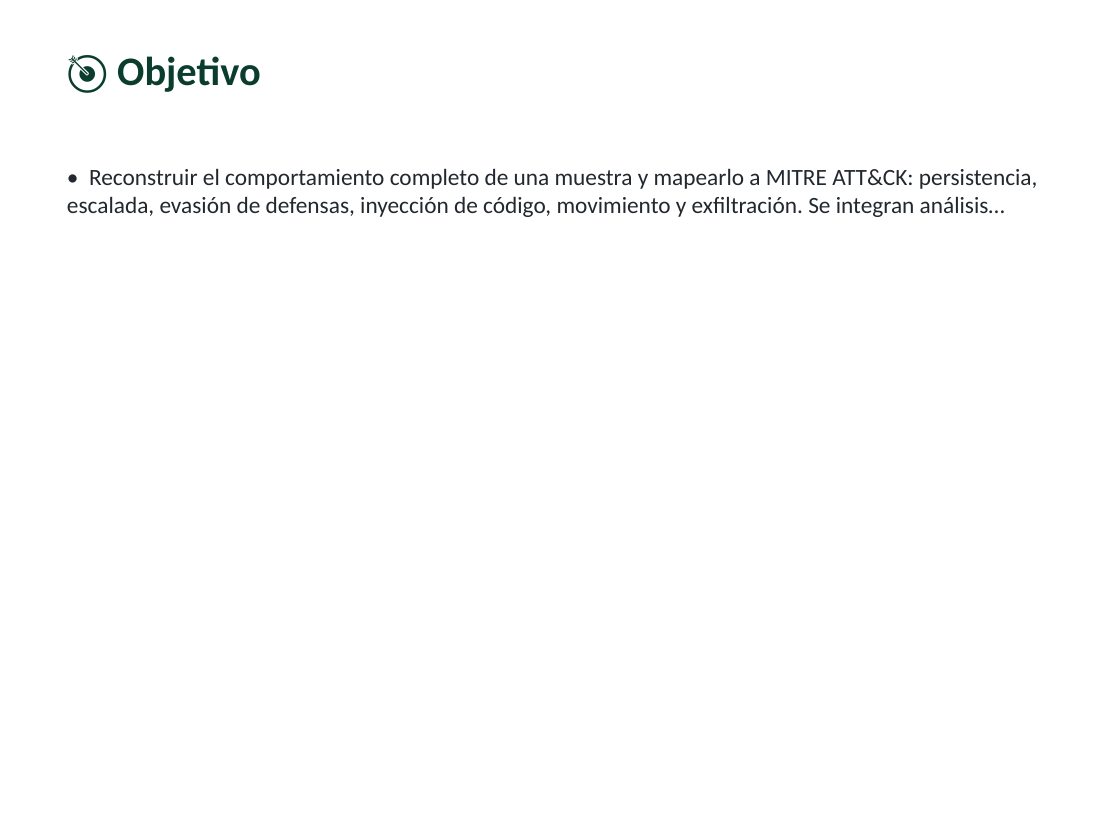
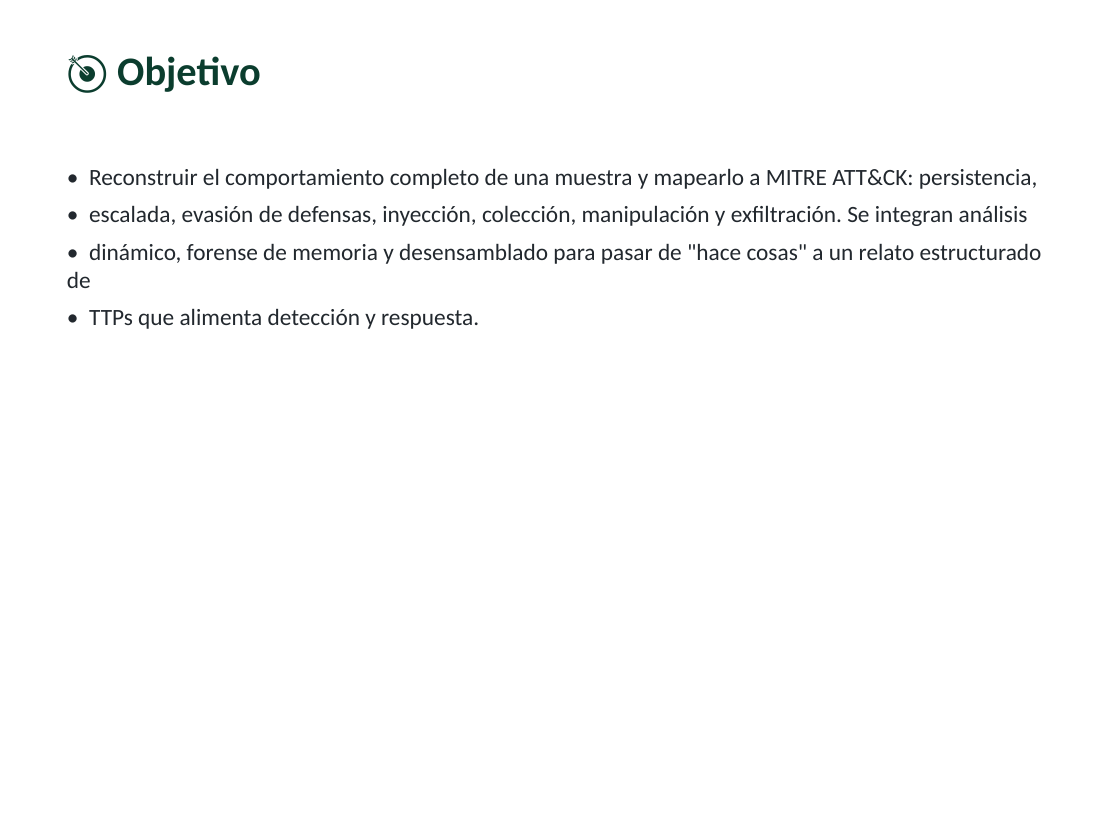
Before and after one commit to vladimiracunadev-create/modern-cybersecurity-program, a slide deck: slide 2 of classes/parte-6-analisis-de-malware/148-analisis-de-comportamiento/clase-148-presentacion.pptx. Drawn at 1120x840 pixels with LibreOffice and Linux fonts; fonts in the diff are those of the drawing. Boxes give left, top, right and bottom in pixels: in the first picture for what was removed or moved away, otherwise in the second. Text is boxed around its words. In the diff, an @@ line names an element or a change of style, - is before the commit and + after.

```diff
--- a/classes/parte-6-analisis-de-malware/148-analisis-de-comportamiento/clase-148-presentacion.pptx
+++ b/classes/parte-6-analisis-de-malware/148-analisis-de-comportamiento/clase-148-presentacion.pptx
@@ text at <box>67,168,1042,329</box>: text changed @@
-• Reconstruir el comportamiento completo de una muestra y mapearlo a MITRE ATT&CK: persistencia, escalada, evasión de defensas, inyección de código, movimiento y exfiltración. Se integran análisis…
+• Reconstruir el comportamiento completo de una muestra y mapearlo a MITRE ATT&CK: persistencia,
+• escalada, evasión de defensas, inyección, colección, manipulación y exfiltración. Se integran análisis
+• dinámico, forense de memoria y desensamblado para pasar de "hace cosas" a un relato estructurado de
+• TTPs que alimenta detección y respuesta.
```
Also in this commit, not shown: 6 other slides changed, 40 other files.
